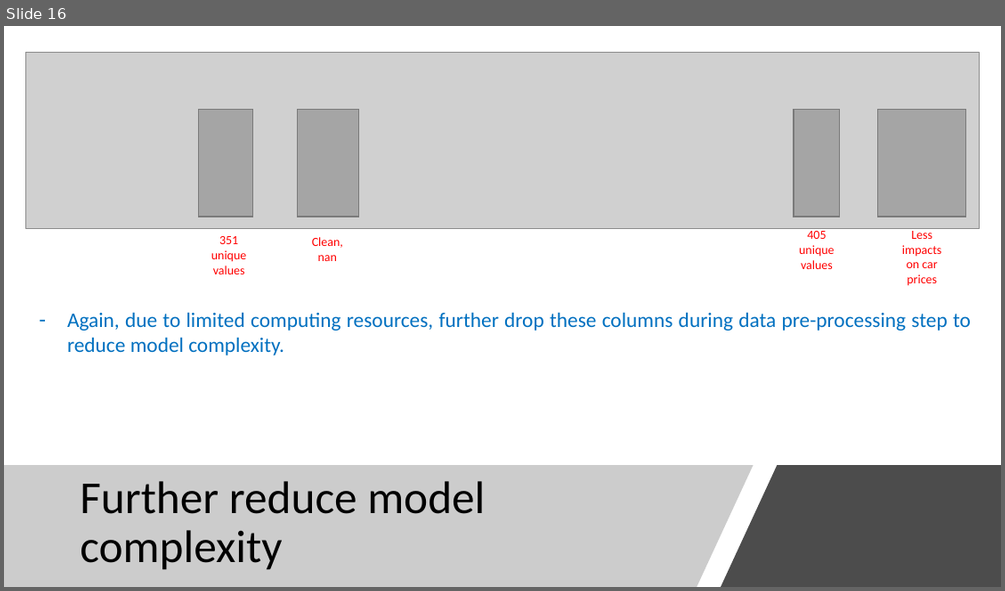
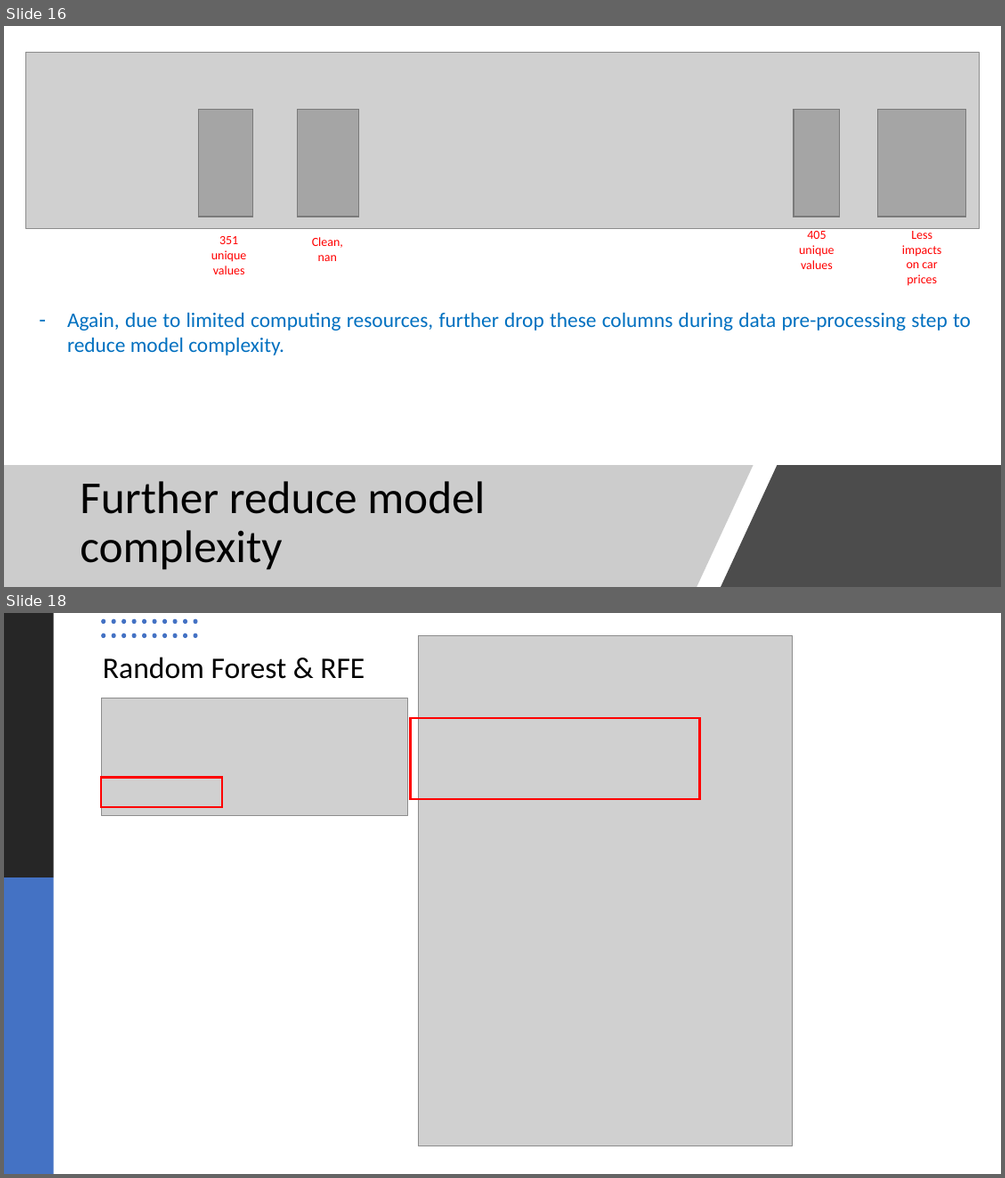
Before and after one commit to Dearsu520/automotive-modeling-project, a slide deck: ETL/Final Project.pptx. Shown one above the other, each under a label of ours: slide 16 before the commit, slides 16 and 18 after it; the slides between them are not shown. The pictures are 1005x591 and 1005x1178 pixels, drawn with LibreOffice and Linux fonts; fonts in the diff are those of the drawing; grey boxes stand for pictures. Boxes give left, top, right and bottom in pixels: in the first picture for what was removed or moved away, otherwise in the second. Text is boxed around its words. In the diff, an @@ line names an element or a change of style, - is before the commit and + after.

```diff
--- a/ETL/Final Project.pptx
+++ b/ETL/Final Project.pptx
@@ slide 18 added at (4,613,1001,1174), background #FFFFFF @@
@@ rectangle added at (4,613,53,877), fill #262626 @@
@@ group added at (101,619,198,638): 20 ellipses @@
@@ picture added at (418,635,792,1145) @@
@@ title added at (103,657,364,679), 28.8 pt, text #000000 @@
+Random Forest & RFE
@@ picture added at (101,698,407,815) @@
@@ rectangle added at (411,718,700,799), outline #FF0000 2.25 pt @@
@@ rectangle added at (101,777,222,807), outline #FF0000 2.25 pt @@
@@ rectangle added at (4,877,53,1174), fill #4472C4 @@
```
Also in this commit, not shown: 2 other slides added, 1 other file.
